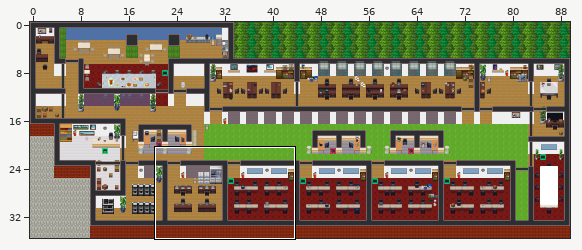
Level history. Tiled map (JSON): mini-mckinley.tmj. The first picture is a wide view before the edit; the outline marks the close-up.
Close-up. The starting point:
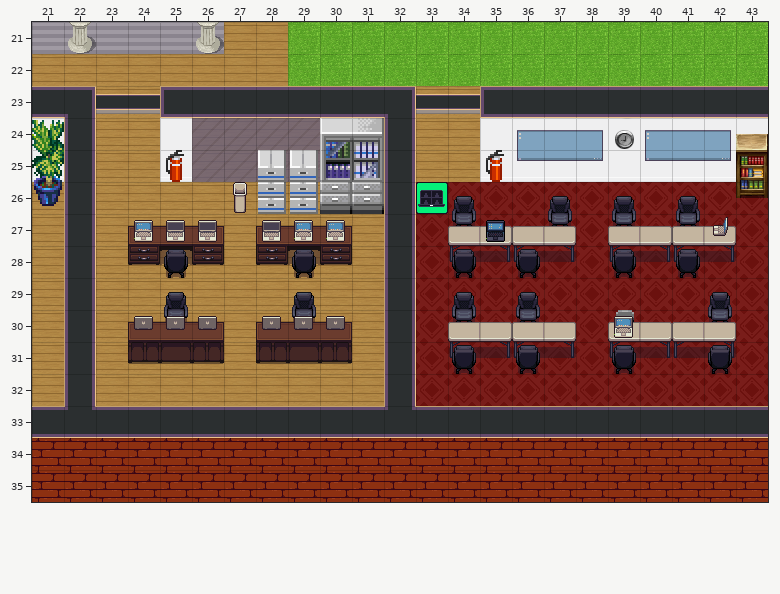
Cells are 32x32 px. Shown: x 21..43, y 21..35.
After the commit:
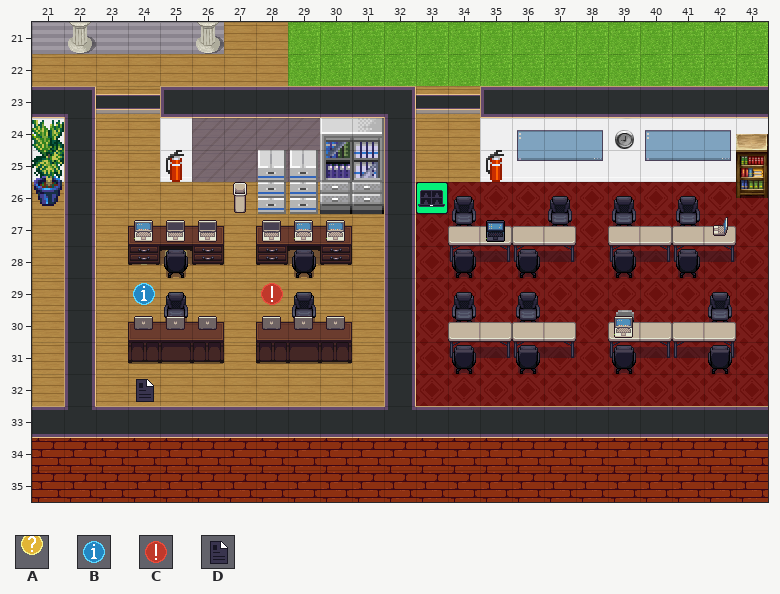
Key: from "Chunk 1": A 16, B 17, C 18, D 19.
_ is an empty cell.
The edit:
Layer "floor/floor2":
Tile A now appears in row 28 at x 25.
Tile B now appears in row 29 at x 24.
Tile C now appears in row 29 at x 28.
Tile D now appears in row 32 at x 24.
Boxes around the changes in both close-ups, in picture pixels (x1, y1, x2, y2):
added: (133, 250, 187, 305)
added: (261, 283, 283, 305)
added: (136, 379, 154, 402)
